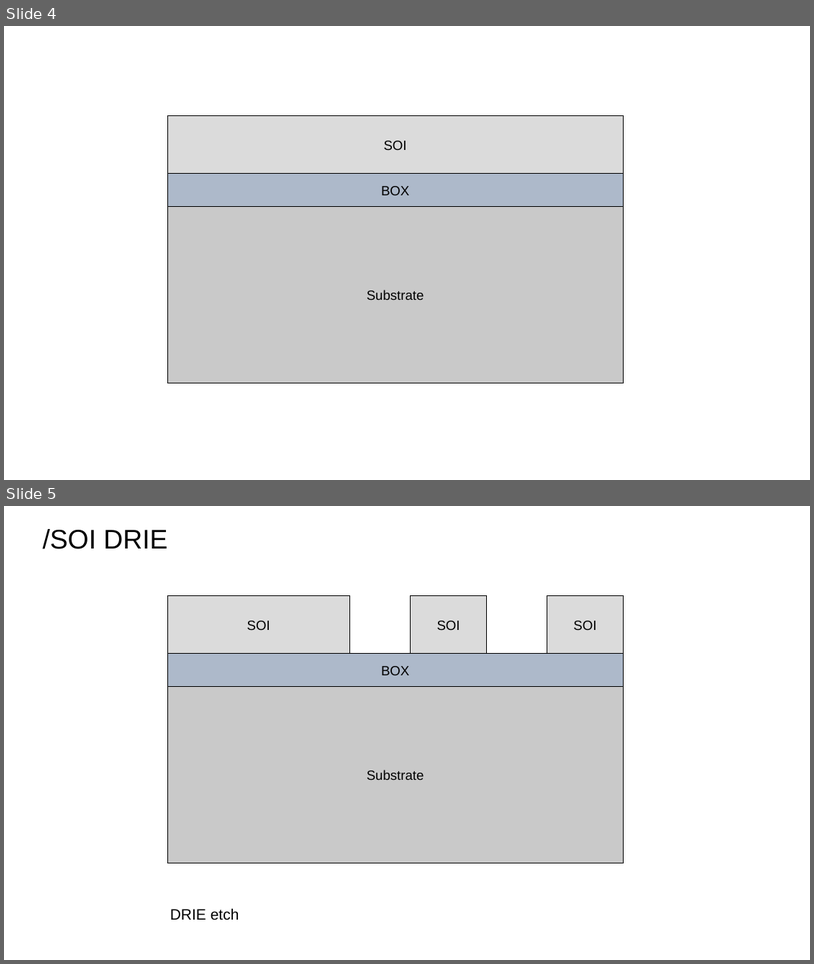
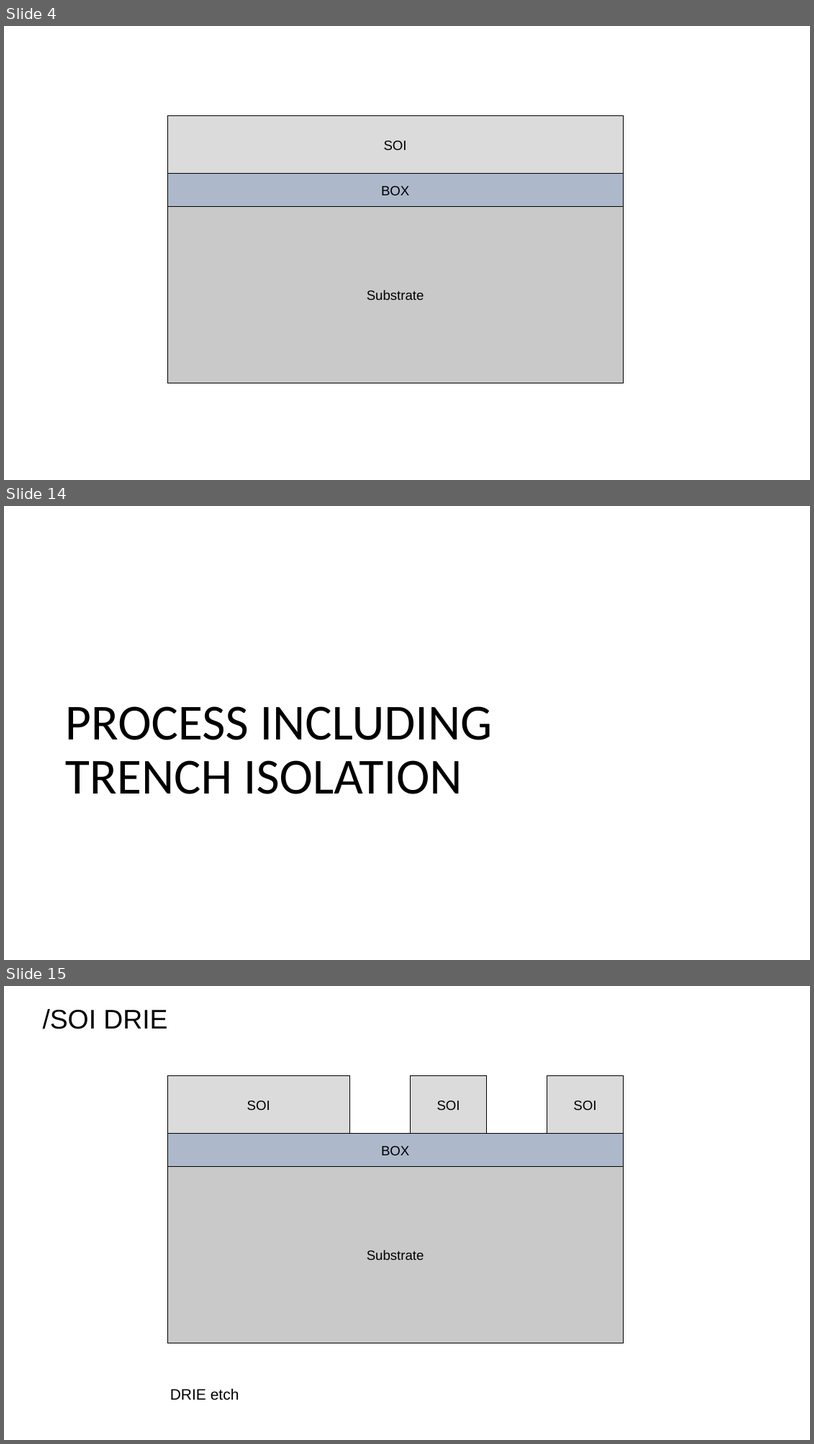
Before and after one commit to PisterLab/aureo-pdk, a slide deck: docs/Aureo_Figures.pptx. Shown one above the other, each under a label of ours: slides 4 and 5 before the commit, slides 4, 14 and 15 after it; the slides between them are not shown. The pictures are 814x964 and 814x1444 pixels, drawn with LibreOffice and Linux fonts; fonts in the diff are those of the drawing. Boxes give left, top, right and bottom in pixels: in the first picture for what was removed or moved away, otherwise in the second. Text is boxed around its words. In the diff, an @@ line names an element or a change of style, - is before the commit and + after.

Commit message:
Update process flow figures

```diff
--- a/docs/Aureo_Figures.pptx
+++ b/docs/Aureo_Figures.pptx
@@ slide 14 added at (4,506,810,960), background #FFFFFF @@
@@ title added at (65,706,493,794), 60 pt, text #000000 @@
+PROCESS INCLUDING
+TRENCH ISOLATION
@@ what was slide 5 is now slide 15 @@
```
Also in this commit, not shown: 9 other slides added.
